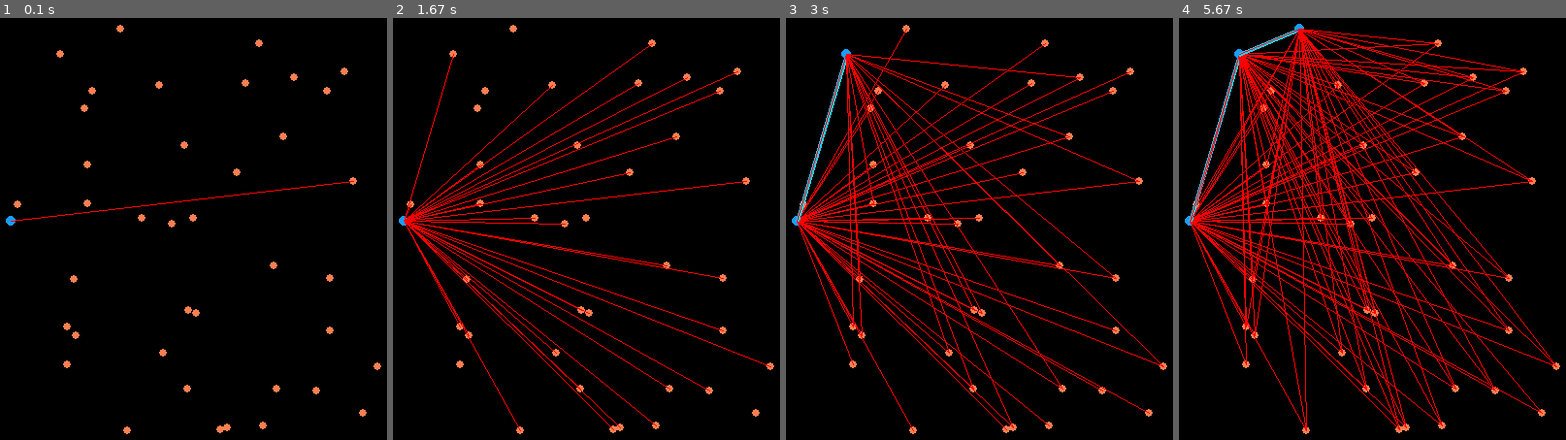
Above: before the commit, frames 1-4 (left to right).
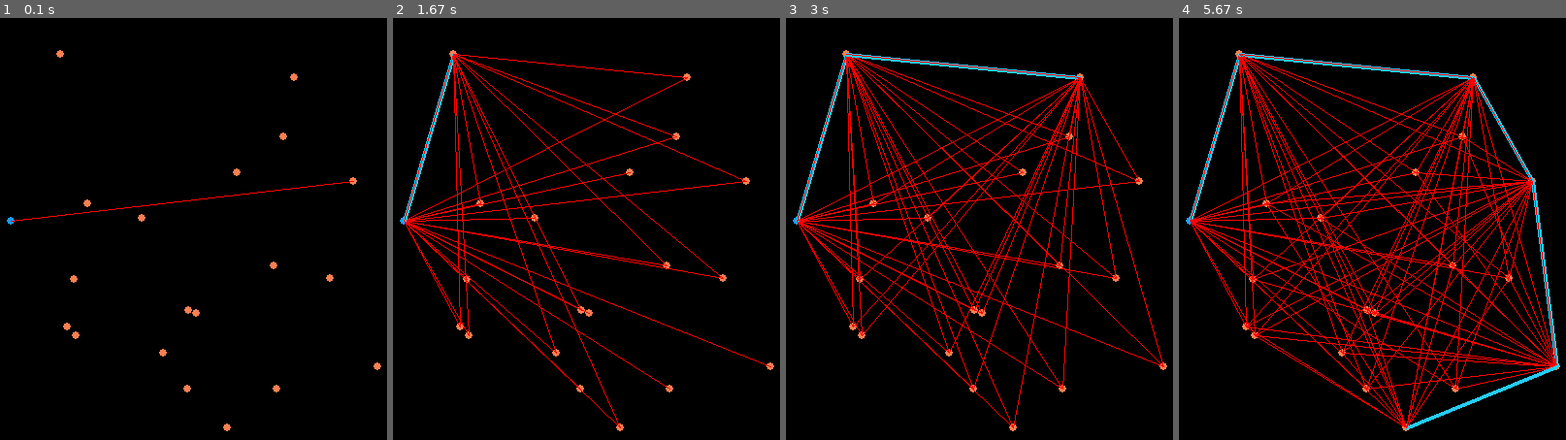
Above: after the commit, the same moments.

Repository: PiyushG14/Convex-hull-pygame
Game: pygame game, started from convexhull.py
Same seed, same stepped clock (60 frames per second), same inputs: the game is played once before the commit and once after it.
Inputs:
- Up to frame 1 (0.1 s): no input
- Up to frame 2 (1.67 s): no input
- Up to frame 3 (3 s): no input
- Up to frame 4 (5.67 s): no input

The runs differ from the first frame. In frame 1, 0.5% of the frame differs, in the area x 1-95%, y 1-99%; in frame 2, 3.9%; in frame 3, 5.0%; in frame 4, 14%, in the area x 1-99%, y 1-99%.

Commit message:
Update convexhull.py

Diff:
--- a/convexhull.py
+++ b/convexhull.py
@@ -1,15 +1,16 @@
 import pygame
 import numpy as np
 
+#Change the colors of the lines and points here
 point_color = (249, 127, 81)
 hull_color = (27, 156, 252)
 line_color = (37, 204, 247)
 
-
 def direction(a, b, c):
     #(b-a) x (c-a)
-    #The points are according to python
+    #The points are according to python, hence check for negative
     return (((b[0]-a[0])*(c[1]-a[1]) - (b[1]-a[1])*(c[0]-a[0])) < 0)
+
 
 
 def main():
@@ -17,51 +18,55 @@
     win = pygame.display.set_mode((500, 500))
     clock = pygame.time.Clock()
     pygame.display.set_caption("Convex Hull")
-    n = 40  #No of points
+    #n is the number of points
+    n = 20
     points = np.random.randint(25, 455, size=2*n)
+
+    #Arrys for the coordinates
     coords = []
     hull = []
 
-    #Generting points for convex hull
+    #Plotting the plane
     for i in range(0, len(points)-1, 2):
         pygame.draw.circle(win, point_color, (points[i], points[i+1]), 4)
         coords.append([points[i], points[i+1]])
     pygame.display.update()
 
-    #find leftmost point, considering only one point
+
+    #find leftmost point, considering only x coord
     leftmost_x = min([xcoord[0] for xcoord in coords])
     leftmost_point = [t for t in coords if leftmost_x is t[0]][0]
-    pygame.draw.circle(win, (0,0,255), leftmost_point, 4)
+    pygame.draw.circle(win, hull_color, leftmost_point, 4)
+    pygame.display.update()
 
+    #The first point in the hull
     current_point = leftmost_point
 
-    #Check all points for the next boundary point.
-    #The most counter-clockwise point is selected
+
     while(True):
         hull.append(current_point)
-        pygame.draw.circle(win, hull_color, current_point, 5)
         next_point = coords[(coords.index(current_point) + 1)%n]
-        #print(next_point, current_point)
         for check_point in coords:
-            #With my current point and next point, checking if check_point is to the counter-clockwise
-            #if cuurent point and next point both are equal, all values will be 0
+            #Check all points for the next boundary point.
+            #The most counter-clockwise point is selected
+            #Uncomment below  line to view the cheking process
+            pygame.draw.line(win, (255,0,0), current_point,check_point, 1)
             clock.tick(20)
-            #pygame.draw.line(win, (0,255,0), current_point,next_point, 2)
-            pygame.draw.line(win, (255,0,0), current_point,check_point, 1)
             pygame.display.update()
             if(direction(current_point, next_point, check_point)):
-                #print(check_point)
                 next_point = check_point
 
         pygame.draw.line(win, line_color, current_point,next_point, 4)
+        #Here current point is the point we already have stored in the hull
+        #while next point is the incoming hull point
+        pygame.display.update()
         current_point = next_point
+
         if(current_point == hull[0]):
             break
 
-    #print(l, len(hull))
-    #print(hull)
-    #pygame.draw.polygon(win, fill_color, hull, 0)
-    pygame.display.update()
+
+
     while True:
         for event in pygame.event.get():
             if event.type == pygame.QUIT:
